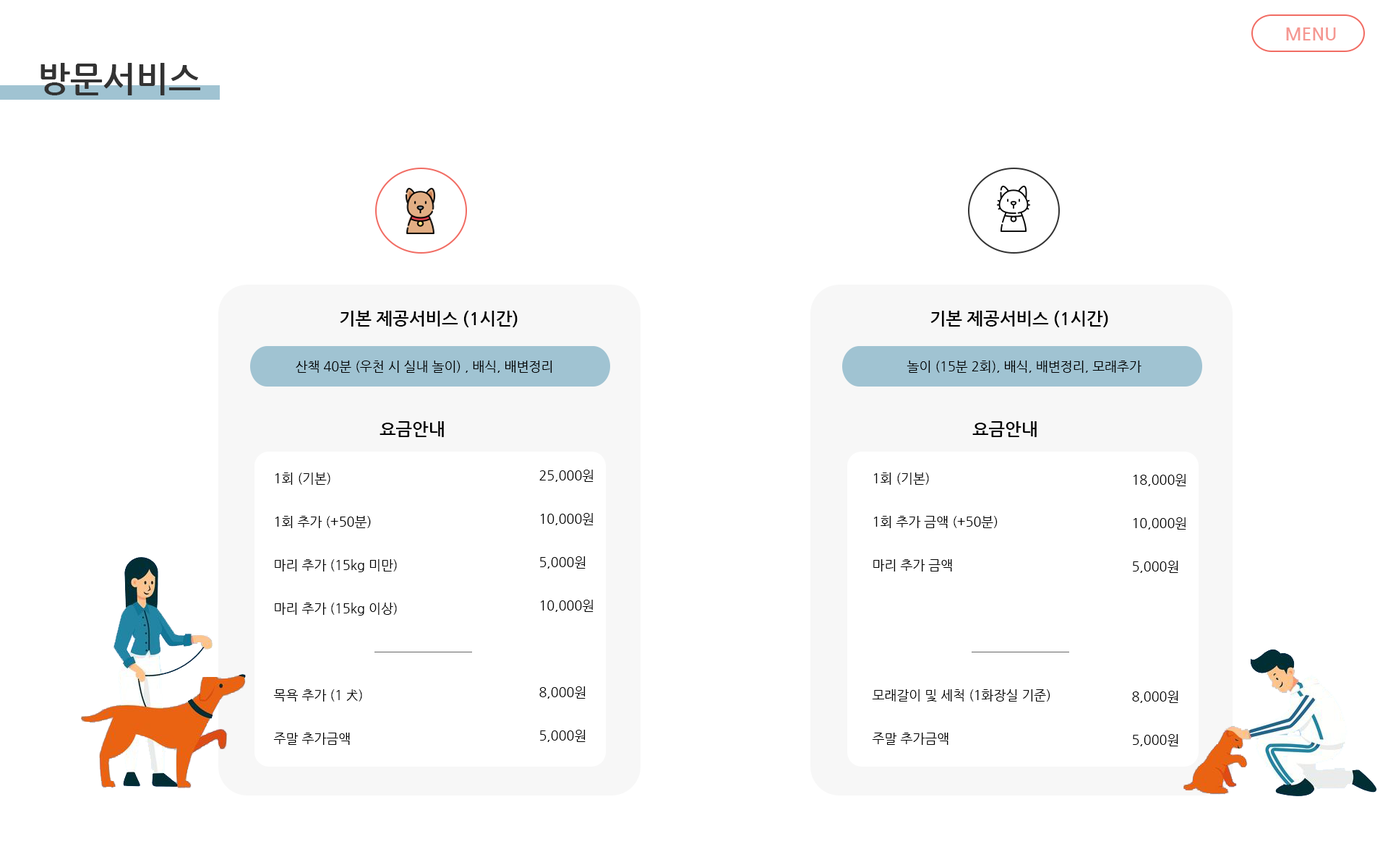
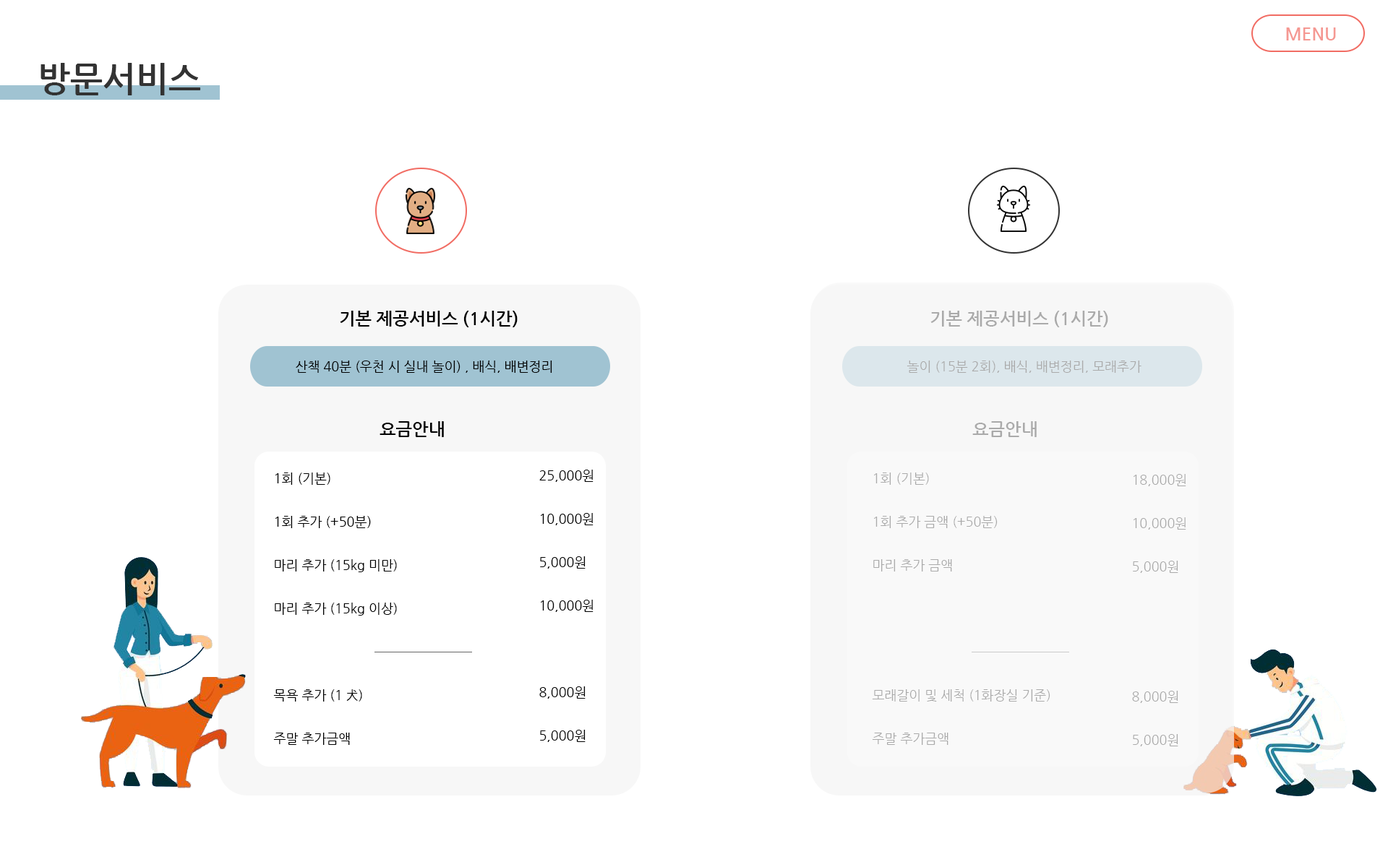
Before/after of a w=1388, h=867 layered artwork. What changed in the layer stack:
added layer "box2 copy" in group "cat" over [817, 282, 1234, 794]
